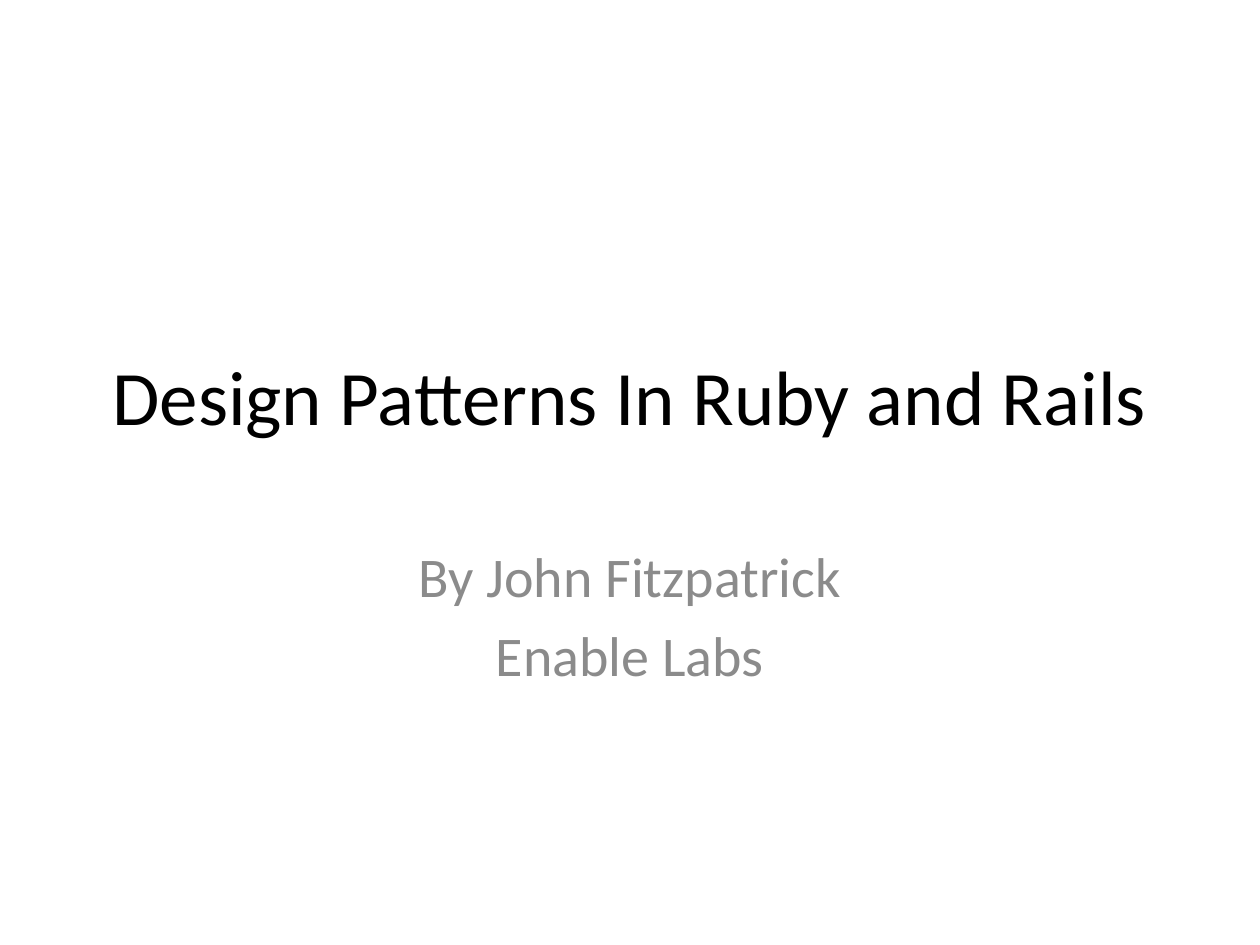
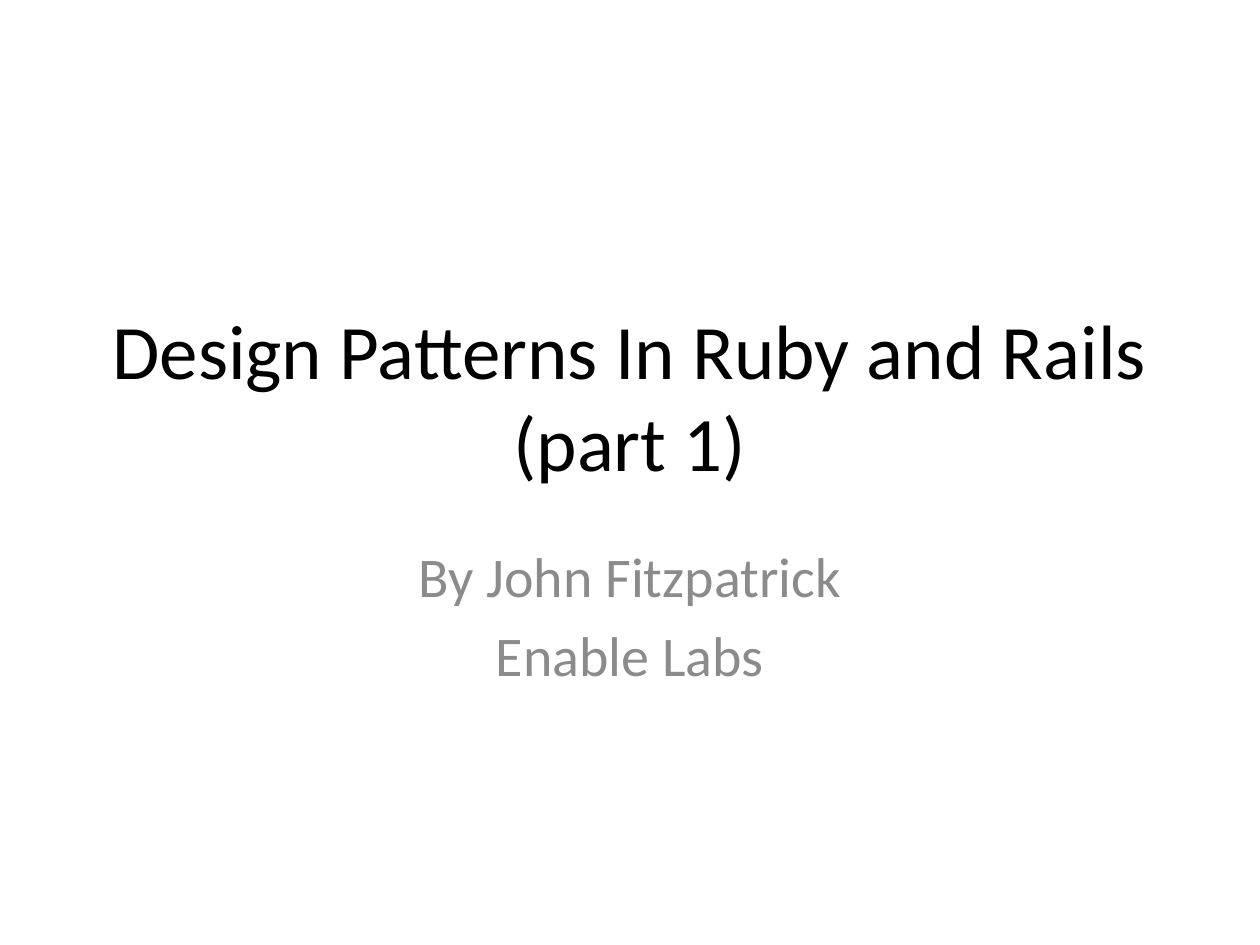
Before and after one commit to john-fitzpatrick/design_patterns, a slide deck: slide 1 of DesignPatterns.pptx. Drawn at 1260x945 pixels with LibreOffice and Linux fonts; fonts in the diff are those of the drawing. Boxes give left, top, right and bottom in pixels: in the first picture for what was removed or moved away, otherwise in the second. Text is boxed around its words. In the diff, an @@ line names an element or a change of style, - is before the commit and + after.

Commit message:
added Adapter pattern to slide show.

```diff
--- a/DesignPatterns.pptx
+++ b/DesignPatterns.pptx
@@ title at bbox=[112, 325, 1146, 484]: text changed @@
-Design Patterns In Ruby and Rails
+Design Patterns In Ruby and Rails
+(part 1)
```
Also in this commit, not shown: 1 other slide changed, 4 slides added.
